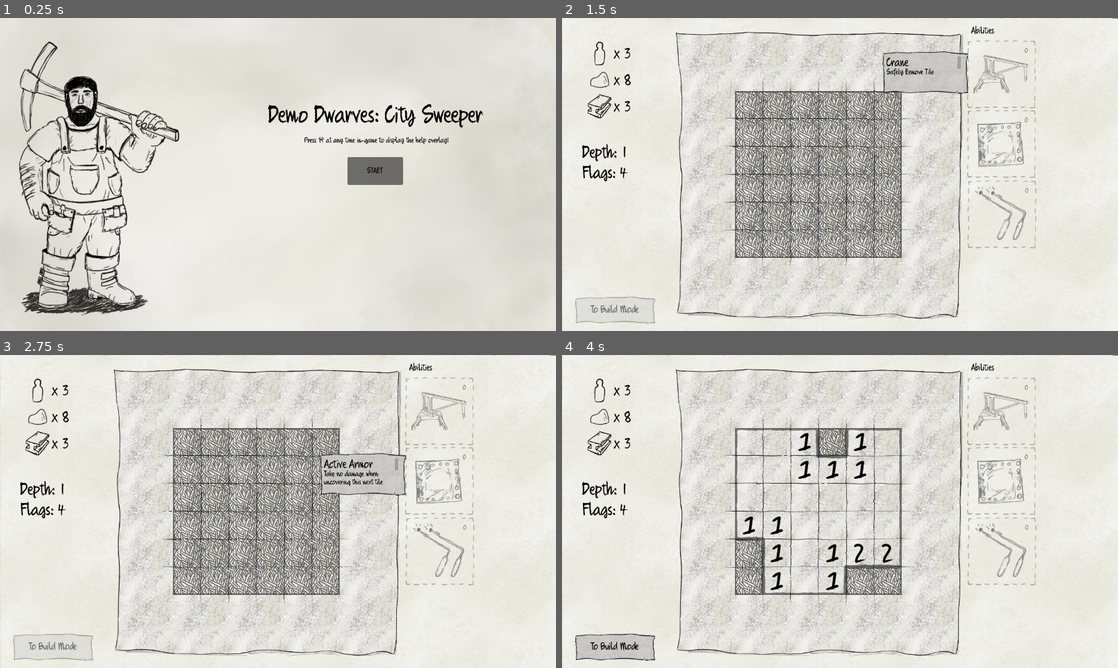
Above: before the commit, frames 1-4 (two rows, left to right).
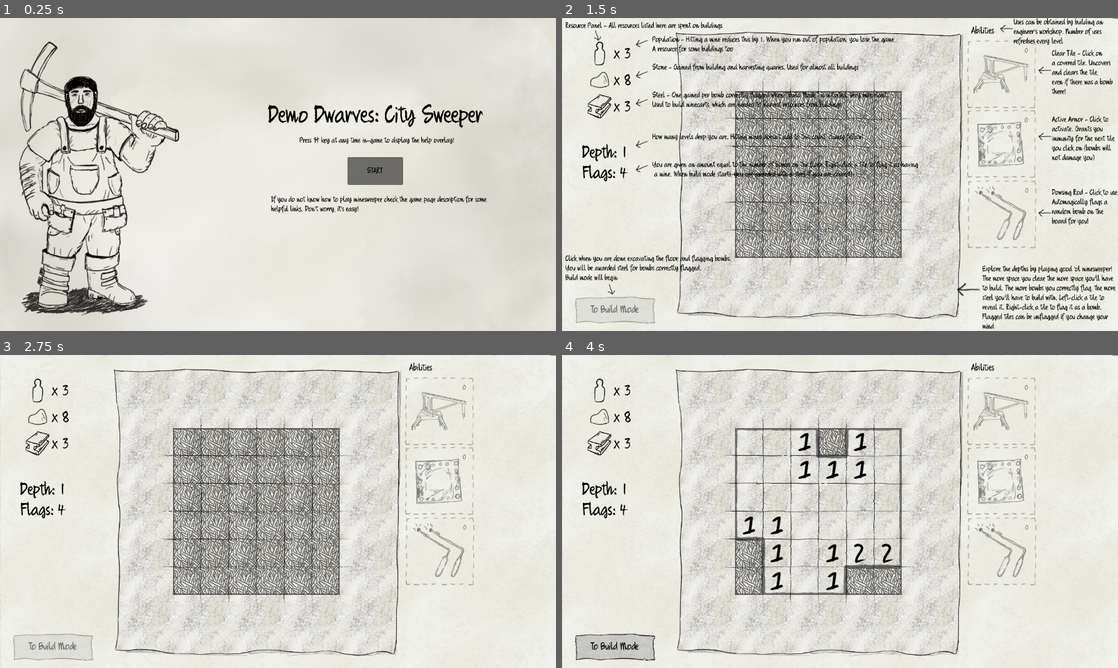
Above: after the commit, the same moments.

Repository: e-lain/MinesweeperDwarves
Game: Godot game, scene res://Title.tscn
The game is run twice, just before and just after one commit, with the same random seed, the same clock (stepped at 60 frames per second) and the same inputs.
Inputs (mouse positions are in pixels of both pictures, inside the frame that each line leads up to):
- Up to frame 1 (0.25 s): no input
- Up to frame 2 (1.5 s): click "START" at 0.5 s; tap Enter at 1.25 s; move the mouse to (1001, 74) at 1.27 s; tap H at 1.35 s; click (1001, 74) at 1.42 s
- Up to frame 3 (2.75 s): tap A at 2 s; move the mouse to (439, 480) at 2.02 s; click (439, 480) at 2.1 s; tap H at 2.3 s
- Up to frame 4 (4 s): move the mouse to (1001, 552) at 2.77 s; hold Right mouse button (right_click) 2.78-3.53 s; click (1001, 552) at 2.92 s; tap H at 3.05, 3.6 s; tap A at 3.5 s; move the mouse to (812, 574) at 3.52 s; click (812, 574) at 3.67 s

The runs differ from the first frame. In frame 1, 0.9% of the frame differs, in the area x 48-88%, y 37-63%; in frame 2, 8.4%, in the area x 0-100%, y 0-100%; in frame 3, 1.4%; in frame 4, nothing differs.

Commit message:
Added help overlay for play mode when H key is pressed. Small tweaks to title screen

Diff:
--- a/Main.gd
+++ b/Main.gd
@@ -12,6 +12,8 @@
 @onready var page_two = $CanvasLayer/BuildMenu/Page2
 @onready var page_up = $CanvasLayer/BuildMenu/PageUpButton
 @onready var page_down = $CanvasLayer/BuildMenu/PageDownButton
+
+@onready var help_overlay_play = $CanvasLayer/HelpOverlayPlay
 
 @onready var next_floor_button = $CanvasLayer/UI/NextFloorBtn
 
@@ -218,3 +220,8 @@
 		ability_armor_max += 1
 	elif ability_name == "scanner":
 		ability_dowse_max += 1
+
+func _input(event):
+	if event is InputEventKey and Input.is_key_label_pressed(KEY_H):
+		if boards[len(boards)-1].build_mode == false:
+			help_overlay_play.visible = !help_overlay_play.visible
--- a/Main.tscn
+++ b/Main.tscn
@@ -179,6 +179,7 @@
 text = "Descend..."
 
 [node name="BuildMenu" type="Control" parent="CanvasLayer"]
+visible = false
 layout_mode = 3
 anchors_preset = 15
 anchor_right = 1.0
@@ -503,6 +504,205 @@
 offset_right = 110.735
 offset_bottom = 84.1503
 
+[node name="HelpOverlayPlay" type="Control" parent="CanvasLayer"]
+visible = false
+layout_mode = 3
+anchors_preset = 0
+offset_right = 1280.0
+offset_bottom = 720.0
+theme = ExtResource("2_b2qml")
+
+[node name="Label2" type="Label" parent="CanvasLayer/HelpOverlayPlay"]
+layout_mode = 0
+offset_left = 8.0
+offset_top = 8.0
+offset_right = 92.0
+offset_bottom = 30.0
+text = "Resource Panel - All resources listed here are spent on buildings"
+
+[node name="Arrow" type="Sprite2D" parent="CanvasLayer/HelpOverlayPlay"]
+position = Vector2(184, 56)
+rotation = -2.03505
+scale = Vector2(0.970588, 1.03333)
+texture = ExtResource("11_gm014")
+
+[node name="Arrow8" type="Sprite2D" parent="CanvasLayer/HelpOverlayPlay"]
+position = Vector2(1024, 24)
+rotation = -1.67552
+scale = Vector2(0.970588, 1.03333)
+texture = ExtResource("11_gm014")
+
+[node name="Arrow9" type="Sprite2D" parent="CanvasLayer/HelpOverlayPlay"]
+position = Vector2(1112, 120)
+rotation = -1.67552
+scale = Vector2(0.970588, 1.03333)
+texture = ExtResource("11_gm014")
+
+[node name="Arrow10" type="Sprite2D" parent="CanvasLayer/HelpOverlayPlay"]
+position = Vector2(1112, 272)
+rotation = -1.67552
+scale = Vector2(0.970588, 1.03333)
+texture = ExtResource("11_gm014")
+
+[node name="Arrow11" type="Sprite2D" parent="CanvasLayer/HelpOverlayPlay"]
+position = Vector2(1112, 448)
+rotation = -1.67552
+scale = Vector2(0.970588, 1.03333)
+texture = ExtResource("11_gm014")
+
+[node name="Arrow12" type="Sprite2D" parent="CanvasLayer/HelpOverlayPlay"]
+position = Vector2(936, 624)
+rotation = -1.67552
+scale = Vector2(1.71549, 1.82599)
+texture = ExtResource("11_gm014")
+
+[node name="Arrow3" type="Sprite2D" parent="CanvasLayer/HelpOverlayPlay"]
+position = Vector2(184, 128)
+rotation = -2.03505
+scale = Vector2(0.970588, 1.03333)
+texture = ExtResource("11_gm014")
+
+[node name="Arrow4" type="Sprite2D" parent="CanvasLayer/HelpOverlayPlay"]
+position = Vector2(184, 192)
+rotation = -2.03505
+scale = Vector2(0.970588, 1.03333)
+texture = ExtResource("11_gm014")
+
+[node name="Arrow5" type="Sprite2D" parent="CanvasLayer/HelpOverlayPlay"]
+position = Vector2(184, 288)
+rotation = -2.03505
+scale = Vector2(0.970588, 1.03333)
+texture = ExtResource("11_gm014")
+
+[node name="Arrow6" type="Sprite2D" parent="CanvasLayer/HelpOverlayPlay"]
+position = Vector2(184, 344)
+rotation = -2.03505
+scale = Vector2(0.970588, 1.03333)
+texture = ExtResource("11_gm014")
+
+[node name="Arrow2" type="Sprite2D" parent="CanvasLayer/HelpOverlayPlay"]
+position = Vector2(80, 40)
+rotation = -3.59014
+scale = Vector2(0.970588, 0.864604)
+texture = ExtResource("11_gm014")
+
+[node name="Arrow7" type="Sprite2D" parent="CanvasLayer/HelpOverlayPlay"]
+position = Vector2(112, 624)
+rotation = -3.59014
+scale = Vector2(0.970588, 0.864604)
+texture = ExtResource("11_gm014")
+
+[node name="Label" type="Label" parent="CanvasLayer/HelpOverlayPlay"]
+layout_mode = 0
+offset_left = 208.0
+offset_top = 40.0
+offset_right = 765.0
+offset_bottom = 72.0
+text = "Population - Hitting a mine reduces this by 1. When you run out of population, you lose the game
+A resource for some buildings too"
+
+[node name="Label8" type="Label" parent="CanvasLayer/HelpOverlayPlay"]
+layout_mode = 0
+offset_left = 1040.0
+offset_right = 1597.0
+offset_bottom = 66.0
+text = "Uses can be obtained by building an
+engineer's workshop. Number of uses
+refreshes every level"
+
+[node name="Label9" type="Label" parent="CanvasLayer/HelpOverlayPlay"]
+layout_mode = 0
+offset_left = 1128.0
+offset_top = 72.0
+offset_right = 1685.0
+offset_bottom = 138.0
+text = "Clear Tile - Click on
+a covered tile. Uncovers
+and clears the tile,
+even if there was a bomb
+there!"
+
+[node name="Label10" type="Label" parent="CanvasLayer/HelpOverlayPlay"]
+layout_mode = 0
+offset_left = 1128.0
+offset_top = 224.0
+offset_right = 1685.0
+offset_bottom = 334.0
+text = "Active Armor - Click to
+activate. Grants you
+immunity for the next tile
+you click on (bombs will
+not damage you)"
+
+[node name="Label11" type="Label" parent="CanvasLayer/HelpOverlayPlay"]
+layout_mode = 0
+offset_left = 1128.0
+offset_top = 392.0
+offset_right = 1685.0
+offset_bottom = 502.0
+text = "Dowsing Rod - Click to use.
+Automagically flags a
+random bomb on the
+board for you!"
+
+[node name="Label12" type="Label" parent="CanvasLayer/HelpOverlayPlay"]
+layout_mode = 0
+offset_left = 968.0
+offset_top = 568.0
+offset_right = 1525.0
+offset_bottom = 722.0
+text = "Explore the depths by playing good 'ol minesweeper!
+The more space you clear, the more space you'll have
+to build. The more bombs you correctly flag, the more
+steel you'll have to build with. Left-click a tile to
+reveal it. Right-click a tile to flag it as a bomb.
+Flagged tiles can be unflagged if you change your
+mind"
+
+[node name="Label3" type="Label" parent="CanvasLayer/HelpOverlayPlay"]
+layout_mode = 0
+offset_left = 208.0
+offset_top = 104.0
+offset_right = 765.0
+offset_bottom = 127.0
+text = "Stone - Gained from building and harvesting quaries. Used for almost all buildings"
+
+[node name="Label4" type="Label" parent="CanvasLayer/HelpOverlayPlay"]
+layout_mode = 0
+offset_left = 208.0
+offset_top = 168.0
+offset_right = 765.0
+offset_bottom = 191.0
+text = "Steel - One gained per bomb correctly flagged when \"Build Mode\" is initiated. Very important.
+Used to build minecarts, which are needed to harvest resources from buildings"
+
+[node name="Label5" type="Label" parent="CanvasLayer/HelpOverlayPlay"]
+layout_mode = 0
+offset_left = 208.0
+offset_top = 264.0
+offset_right = 765.0
+offset_bottom = 308.0
+text = "How many levels deep you are. Hitting mines doesn't add to this count, clumsy fellow!"
+
+[node name="Label6" type="Label" parent="CanvasLayer/HelpOverlayPlay"]
+layout_mode = 0
+offset_left = 208.0
+offset_top = 328.0
+offset_right = 765.0
+offset_bottom = 372.0
+text = "You are given an amount equal to the number of bombs on the floor. Right-click a tile to flag it as having
+ a mine. When build mode starts, you are awarded with a steel if you are correct!"
+
+[node name="Label7" type="Label" parent="CanvasLayer/HelpOverlayPlay"]
+layout_mode = 0
+offset_left = 8.0
+offset_top = 544.0
+offset_right = 392.0
+offset_bottom = 610.0
+text = "Click when you are done excavating the floor, and flagging bombs.
+You will be awarded steel for bombs correctly flagged.
+Build mode will begin"
+
 [connection signal="pressed" from="CanvasLayer/UI/EndLevelBtn" to="." method="_on_end_level_btn_pressed"]
 [connection signal="pressed" from="CanvasLayer/UI/NextFloorBtn" to="." method="_on_next_floor_btn_pressed"]
 [connection signal="build" from="CanvasLayer/BuildMenu/Page1/Staircase" to="." method="build"]
--- a/Title.tscn
+++ b/Title.tscn
@@ -44,7 +44,16 @@
 offset_top = 272.0
 offset_right = 1112.0
 offset_bottom = 294.0
-text = "Press 'H' at any time in-game to display the help overlay!"
+text = "Press 'H' key at any time in-game to display the help overlay!"
 horizontal_alignment = 1
 
+[node name="Help2" type="Label" parent="Control"]
+layout_mode = 0
+offset_left = 624.0
+offset_top = 408.0
+offset_right = 1112.0
+offset_bottom = 430.0
+text = "If you do not know how to play minesweeper, check the game page description for some
+helpful links. Don't worry, it's easy!"
+
 [connection signal="pressed" from="Control/Button" to="." method="_on_button_pressed"]
